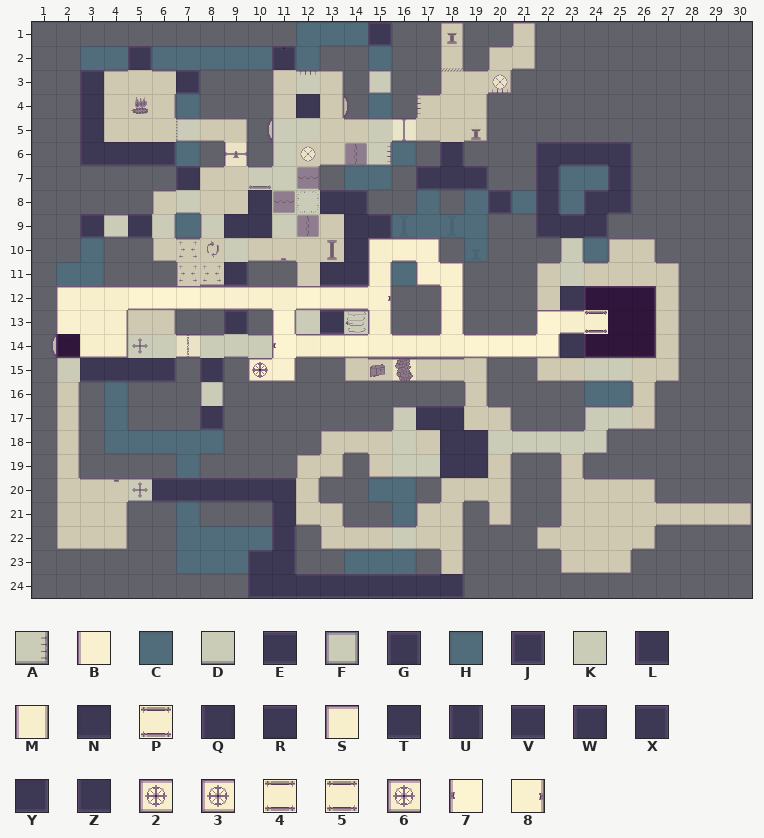
One commit to this Tiled map: Assets/Tiled/DemoLevel.tmx. The picture above was drawn from the file before the commit.
Cells are 32x32 px. Shown: x 1..30, y 1..24.
Key: from "Mapping": A 1 "BaseTile", B 2 "BaseTile", C 3 "BaseTile", D 4 "BaseTile", E 5 "BaseTile", F 6 "BaseTile", G 7 "BaseTile", H 8 "BaseTile", J 9 "BaseTile", K 10 "BaseTile", L 11 "BaseTile", M 13 "BaseTile", N 14 "BaseTile", P 17 "BaseTile", Q 18 "BaseTile", R 19 "BaseTile", S 20 "BaseTile", T 21 "BaseTile", U 22 "BaseTile", V 23 "BaseTile", W 24 "BaseTile", X 25 "BaseTile", Y 26 "BaseTile", Z 27 "BaseTile", 2 28 "BaseTile", 3 47 "MovingPlatform", 4 48 "Fence", 5 50 "Fence", 6 106 "PressurePlate", 7 118 "Shooter", 8 120 "Shooter".
_ is an empty cell.
Layers that did not change in this view are not listed.
Layer "Elevation 0/prototype" before, first column x 6:
18 AAA_______A_A
19 _A________AAA
20 AAAAAA___AA__
21 _A___A____A__
22 _AAAAA____A__
23 _AAAAA__AAA__
24 ____AAAAAAAAA
Layer "Elevation 0/dungeon" before, first column x 6:
17 __F_______HGJ_
18 GCK_______F_BC
19 _F________BGEK
20 GAGGGJ___ND___
21 _F___F____F___
22 _BCCCD____F___
23 _LEEAD__HCD___
24 ____LEGGEEEGM_
Layer "Elevation 1/prototype1" before, first column x 6:
18 _______AAAAAP
19 ______AA_AAAP
20 PPPPPPA_____A
21 _____PAA___AA
22 _____P_AAAAAA
23 ____PP______A
24 ____PPPPPPPPP
Layer "Elevation 1/dungeon1" before, first column x 6:
17 __2_______HRRA
18 _______HGCAAPP
19 ______HK_LEEPP
20 VVVVVRD_____BE
21 _____QEJ___HD_
22 _____U_LGGGED_
23 ____WS______F_
24 ____ZTVVVVVVY_
Layer "Elevation 3/prototype3" before, first column x 1:
 7 ______________________________
 8 ______________________________
 9 ______________________________
10 ______________AAA_____________
11 ______________A_AA____________
12 _AAAAAAAAAAAAAA__A_____PPP____
13 _AAA______A___A__A___AAAPP____
14 _PAA______AAAAAAAAAAAA_PPP____
15 _________AA___________________
16 ______________________________
17 ______________________________
18 ______________________________
19 ______________________________
20 ______________________________
Layer "Elevation 3/dungeon3" before, first column x 1:
 7 ______________________________
 8 ______________________________
 9 ______________________________
10 ______________HGJ_____________
11 ______________F_LJ____________
12 _HCCGGGGGGCGGGD__F_____WRX____
13 _BAD______F___F__F___HGAPS____
14 _ZEK______BGGGEGGEGGGK_ZTY____
15 _________NK___________________
16 ______________________________
17 ______________________________
18 ______________________________
19 ______________________________
20 ______________________________
After:
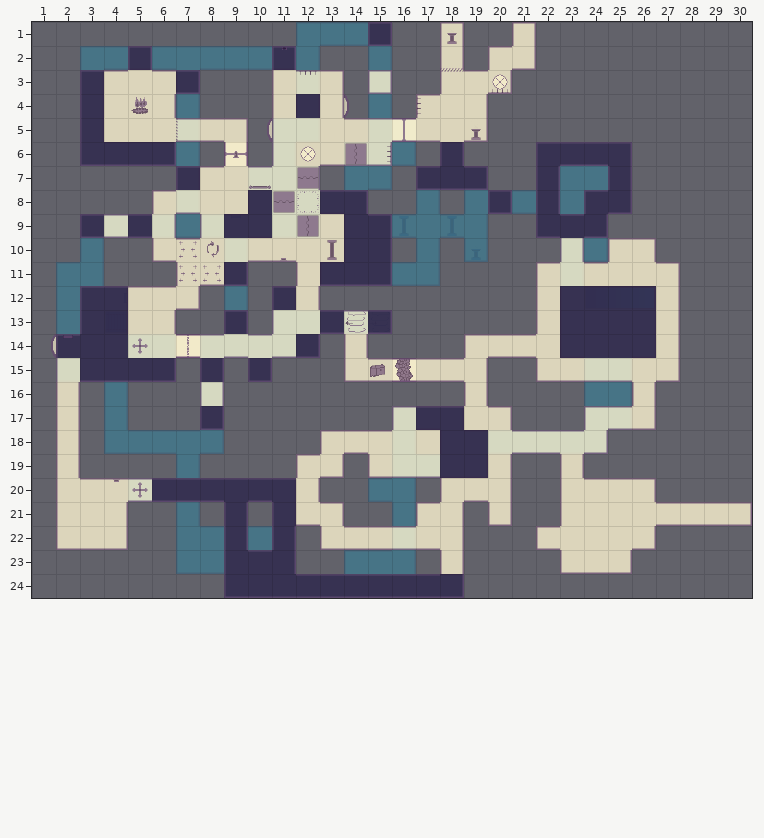
See-through tiles are keyed as they look on the map.
Commit: add relays for moving platforms
From old to new:
Changed rows in their new state; . is an unchanged cell.
layer "Elevation 0/prototype" opacity 9% -> 15%
layer "Elevation 0/dungeon" opacity 9% -> 15%
layer "Elevation 0/modifiers" opacity 9% -> 15%
layer "Elevation 1/prototype1" opacity 25% -> 38%
layer "Elevation 1/dungeon1" opacity 60% -> 65%
layer "Elevation 1/modifiers" opacity 60% -> 65%
layer "Elevation 1/extra_modifiers" opacity 60% -> 65%
Layer "Elevation 0/prototype":
first column x 9:
21 A
24 A
Layer "Elevation 0/dungeon":
first column x 9:
20 C.
21 F.
22 A.
23 A.
24 LE
Layer "Elevation 1/prototype1":
first column x 9:
21 P
22 P
23 P
24 P
Layer "Elevation 1/dungeon1":
first column x 9:
20 R.
21 U.
22 U.
23 QR
24 ZT
Layer "Elevation 3/prototype3" (now hidden):
first column x 2:
10 .............___.........
11 ............._.__........
12 ______________.._.....___
13 ___......_..._.._..._____
14 ___......____________.___
15 ........__...............
Layer "Elevation 3/dungeon3" (now hidden):
first column x 2:
10 .............___.........
11 ............._.__........
12 ______________.._.....___
13 ___......_..._.._..._____
14 ___......____________.___
15 ........__...............
Layer "Elevation 3/modifiers" (now hidden):
first column x 10:
12 ....._.........
13 .............._
14 ._.............
15 _..............
Layer "Elevation 3/extra_modifiers" (now hidden):
first column x 10:
13 .............._
15 _..............
